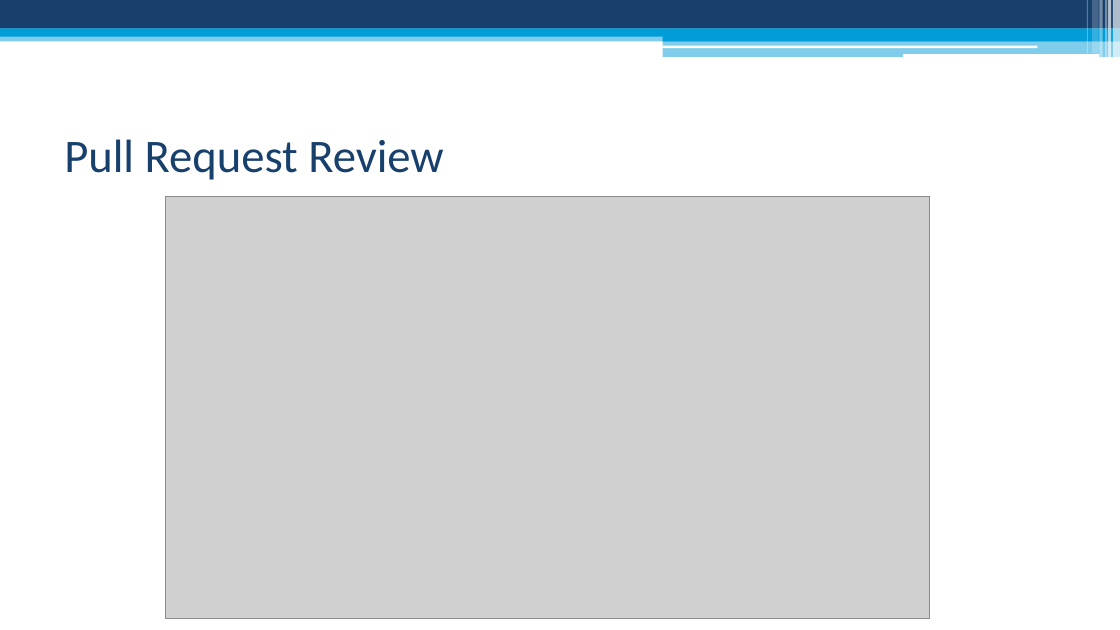
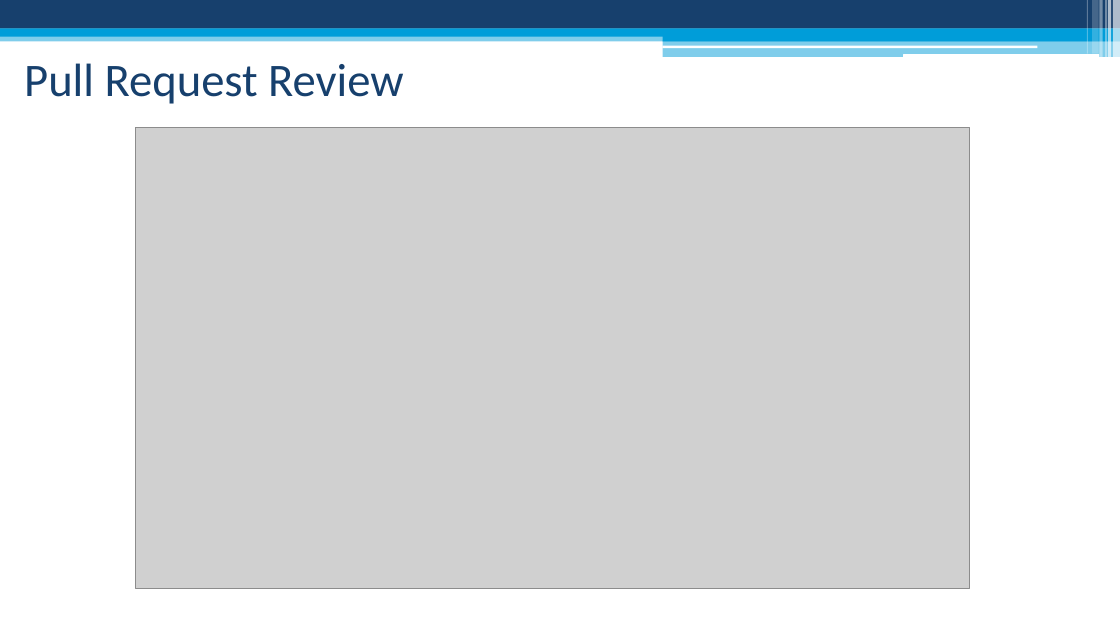
Before and after one commit to europ/VUTBR-FIT-BT, a slide deck: slide 12 of redhat/ManageIQ Bot.pptx. Drawn at 1120x630 pixels with LibreOffice and Linux fonts; fonts in the diff are those of the drawing; grey boxes stand for pictures. Boxes give left, top, right and bottom in pixels: in the first picture for what was removed or moved away, otherwise in the second. Text is boxed around its words. In the diff, an @@ line names an element or a change of style, - is before the commit and + after.

```diff
--- a/redhat/ManageIQ Bot.pptx
+++ b/redhat/ManageIQ Bot.pptx
@@ title "Pull Request Review": place and size @@
-title "Pull Request Review" at box(64, 139, 443, 180)
+title "Pull Request Review" at box(24, 63, 403, 104)
@@ picture: place and size @@
-picture at box(166, 197, 929, 619)
+picture at box(136, 128, 970, 589)
```
Also in this commit, not shown: 4 other slides changed, 1 other file.
